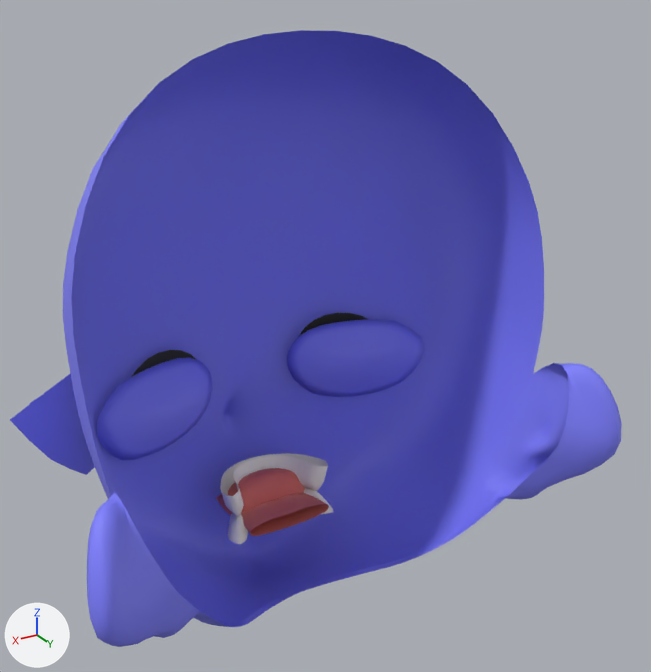
Renders of the glTF model data/ship_kun.glb from each side of a commit.
Rendered twice from a camera (50 mm lens) standing at (0.151, 0.256, 1.794) and looking at (-0.011, -0.014, 1.659). Every picture has the same lights, and +X, +Y and +Z are marked at lower left. The first picture is the older version. Where no turn or scale is listed for an object, it has been applied to the vertices.

Script lines for the objects in view, before the commit:
```python
mat_face = principled_material('Face')
mat_face.texture = img_05
mat_face.roughness = 0.62
me_face__merged__baked = bpy.data.meshes.new('Face (merged).baked')
me_face__merged__baked.from_pydata(...)  # 4384 vertices, 8280 faces; spans x -0.104..0.104, y -0.089..0.055, z 1.533..1.77
# faces by material slot: [1696, 528, 6056]
me_face__merged__baked.materials.append(mat_mouth)  # picture img_mouth
me_face__merged__baked.materials.append(mat_eyeiris)  # picture img_eyeiris
me_face__merged__baked.materials.append(mat_face)  # picture img_05
ob_face = bpy.data.objects.new('Face', me_face__merged__baked)
ob_face.location = (0.0, 0.0, 0.0)
```
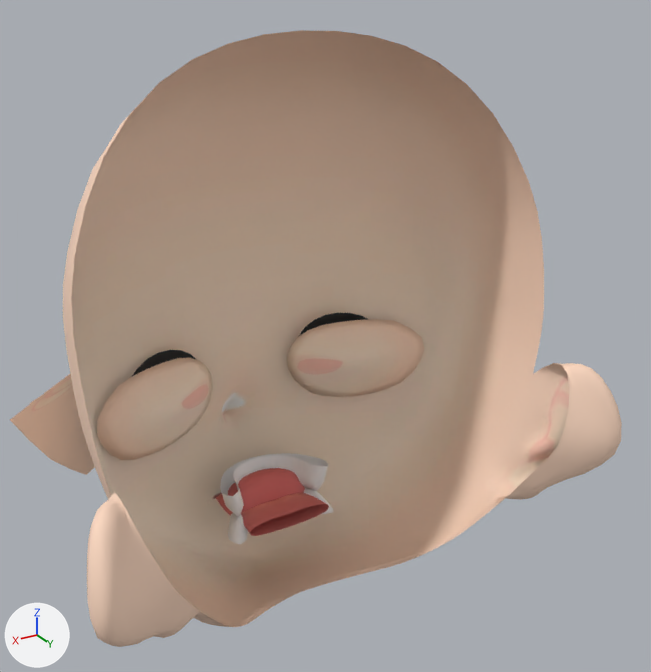
Where the change shows, as pixel boxes (x1, y1, x2, y2) in the pictures (651 x 672 px):
'Face', surface changed (blue to beige): (10, 30, 622, 647) in both

The change, as a diff of the scene's bpy script:
```diff
--- a/data/ship_kun.glb.py
+++ b/data/ship_kun.glb.py
@@ img_face @@
+img_face = load_image('Face', '_unpacked/Face', 512, 512, 'sRGB')
@@ mat_face @@
 mat_face = principled_material('Face')
-mat_face.texture = img_05
-mat_face.roughness = 0.62
+mat_face.texture = img_face
+mat_face.roughness = 0.72
```
